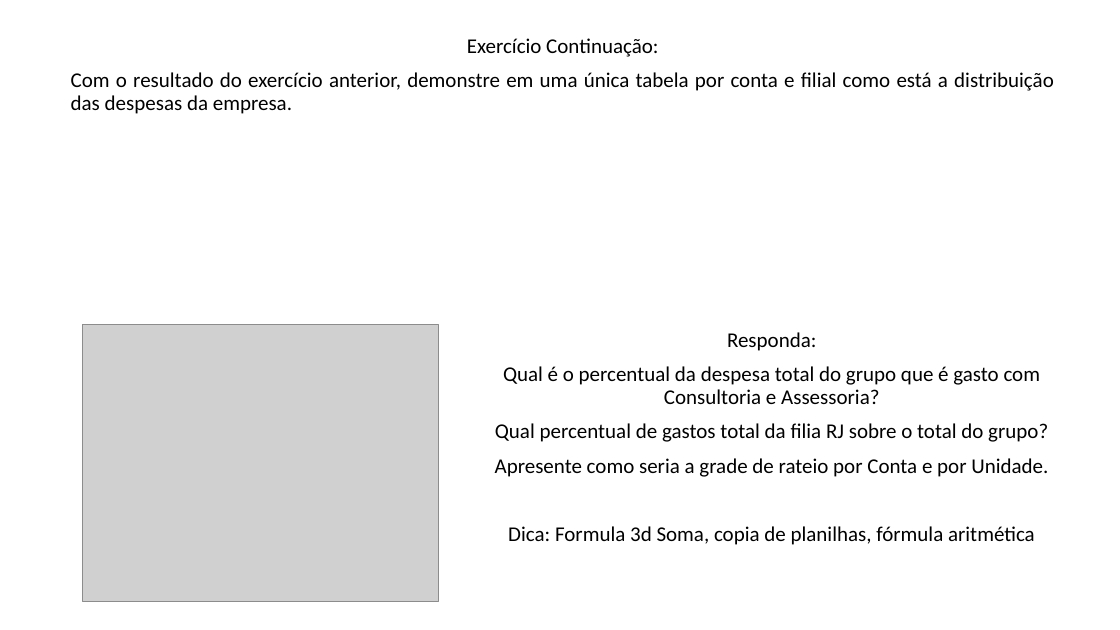
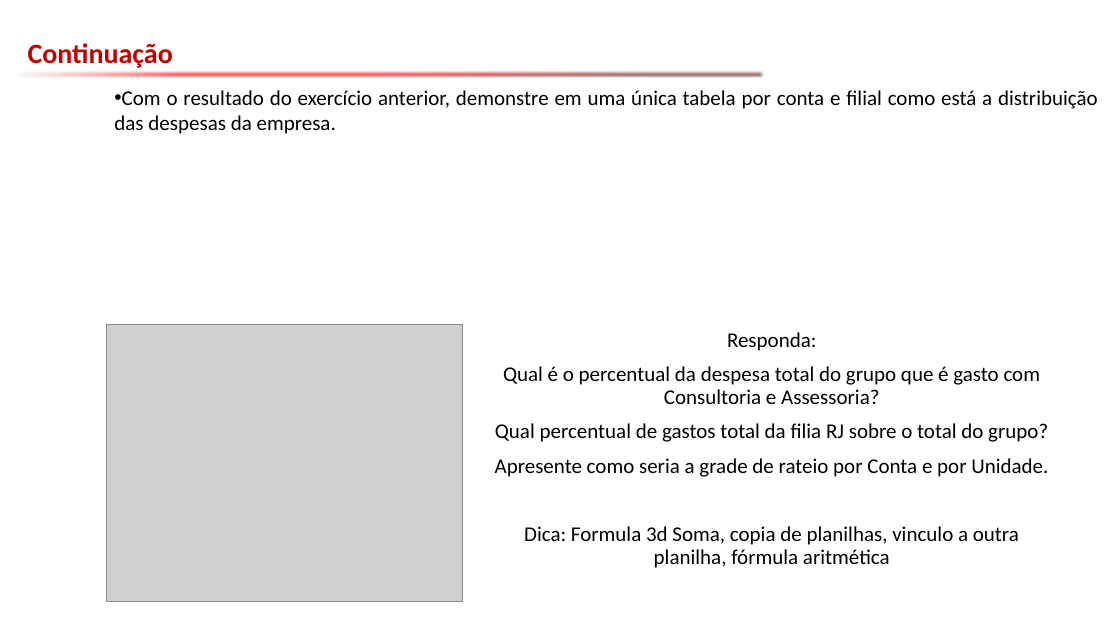
Before and after one commit to emerson-fenrir/Excel_Basico, a slide deck: slide 39 of Aula2.pptx (slide 32 before the commit). Drawn at 1120x630 pixels with LibreOffice and Linux fonts; fonts in the diff are those of the drawing; grey boxes stand for pictures; background and template pictures are left out. Boxes give left, top, right and bottom in pixels: in the first picture for what was removed or moved away, otherwise in the second. Text is boxed around its words. In the diff, an @@ line names an element or a change of style, - is before the commit and + after.

```diff
--- a/Aula2.pptx
+++ b/Aula2.pptx
@@ text added at (x1=28, y1=43, x2=173, y2=68), 24 pt, text #C00000, bold @@
+Continuação
@@ subtitle at (x1=467, y1=38, x2=658, y2=57): paragraph removed @@
-Exercício Continuação:
@@ right arrow added at (x1=16, y1=68, x2=765, y2=81), fill gradient #F6FBFC to #FF0000 to #632523 @@
@@ subtitle "Com o resultado do exercício ..." moved from (x1=71, y1=38, x2=1054, y2=114) to (x1=114, y1=90, x2=1098, y2=134) @@
@@ subtitle "Com o resultado do exercício ..." at (x1=114, y1=90, x2=1098, y2=134): bullet none to •; line spacing 0.9 to 1; less space between paragraphs @@
@@ picture moved from (x1=82, y1=325, x2=439, y2=602) to (x1=106, y1=325, x2=463, y2=602) @@
@@ text at (x1=524, y1=526, x2=1019, y2=545): text changed @@
-Dica: Formula 3d Soma, copia de planilhas, fórmula aritmética
+Dica: Formula 3d Soma, copia de planilhas, vinculo a outra planilha, fórmula aritmética
```
Also in this commit, not shown: 32 other slides changed, 11 slides added, 3 slides removed, 2 other files.
